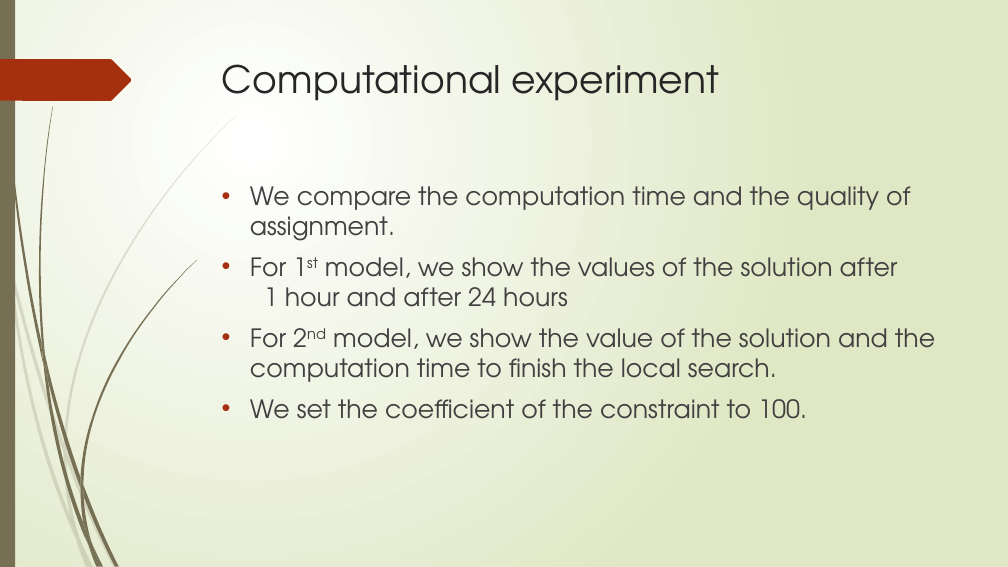
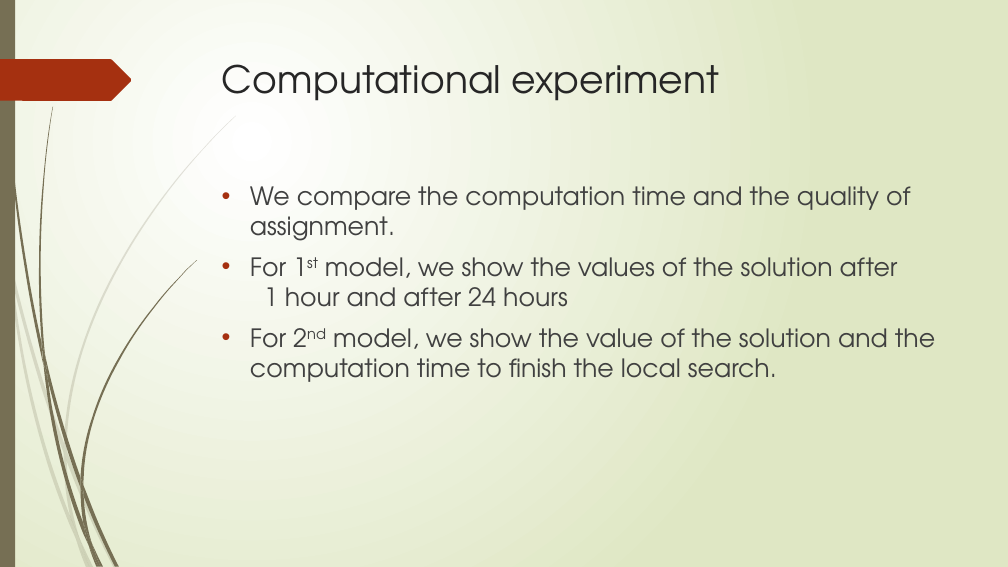
Before and after one commit to r-kurosu/kline_new, a slide deck: slide 64 of 竹田_修論発表.pptx (slide 60 before the commit). Drawn at 1008x567 pixels with LibreOffice and Linux fonts; fonts in the diff are those of the drawing. Boxes give left, top, right and bottom in pixels: in the first picture for what was removed or moved away, otherwise in the second. Text is boxed around its words. In the diff, an @@ line names an element or a change of style, - is before the commit and + after.

```diff
--- a/竹田_修論発表.pptx
+++ b/竹田_修論発表.pptx
@@ text at <box>250,399,807,419</box>: paragraph removed @@
-• We set the coefficient of the constraint to 100.
```
Also in this commit, not shown: 19 other slides changed, 3 slides added.
